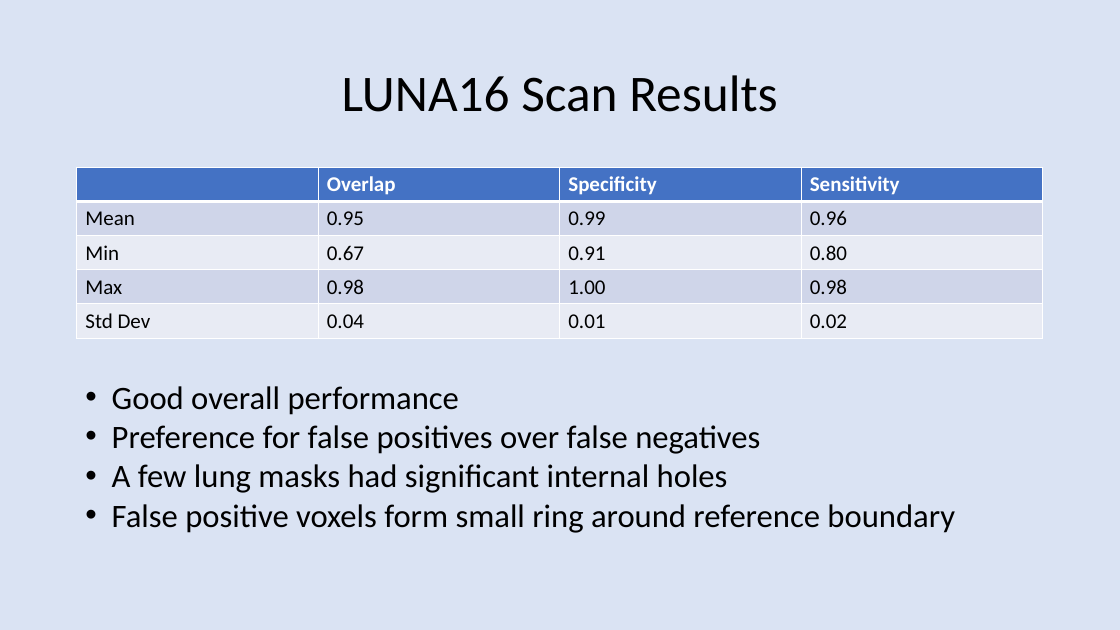
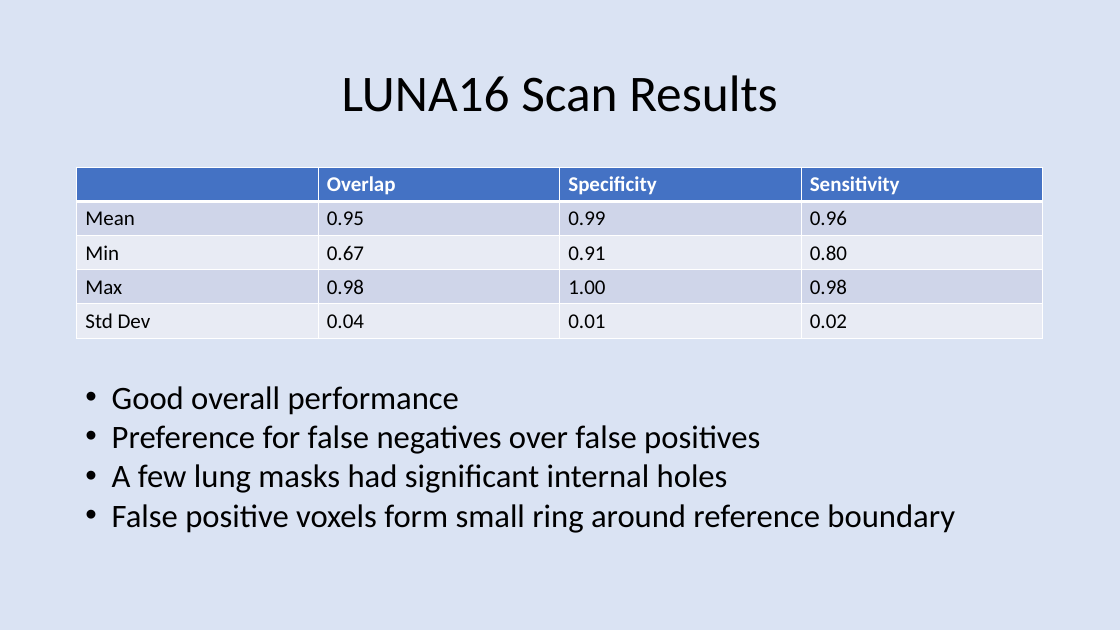
Before and after one commit to TerryGriffin/COMP.5230Project, a slide deck: slide 11 of doc/Presentation.pptx. Drawn at 1120x630 pixels with LibreOffice and Linux fonts; fonts in the diff are those of the drawing. Boxes give left, top, right and bottom in pixels: in the first picture for what was removed or moved away, otherwise in the second. Text is boxed around its words. In the diff, an @@ line names an element or a change of style, - is before the commit and + after.

```diff
--- a/doc/Presentation.pptx
+++ b/doc/Presentation.pptx
@@ text at [112, 425, 760, 454]: text changed @@
-• Preference for false positives over false negatives
+• Preference for false negatives over false positives
```
Also in this commit, not shown: 1 other slide changed.
